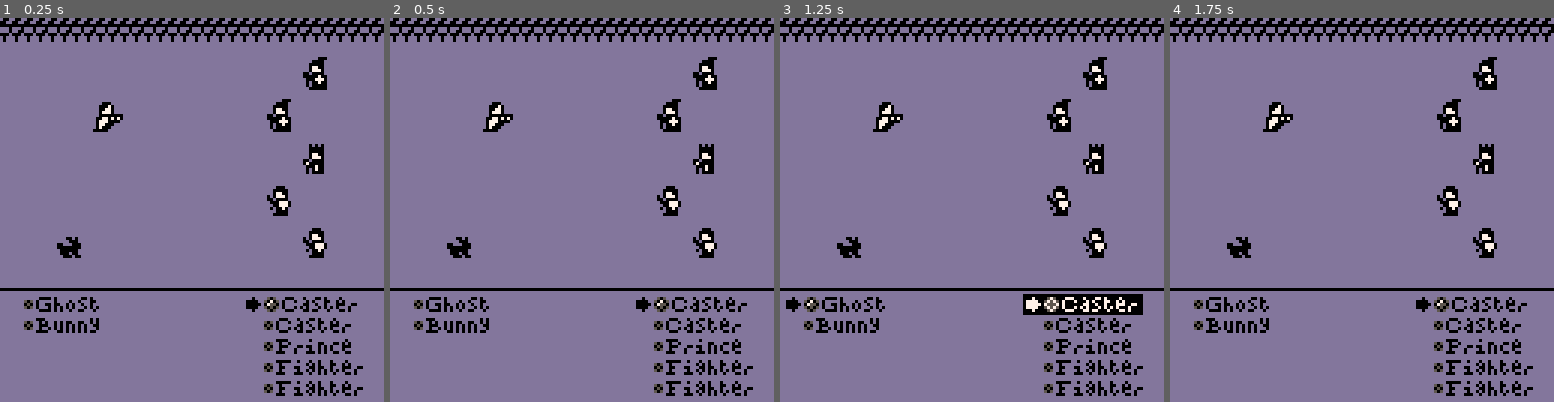
Above: before the commit, frames 1-4 (left to right).
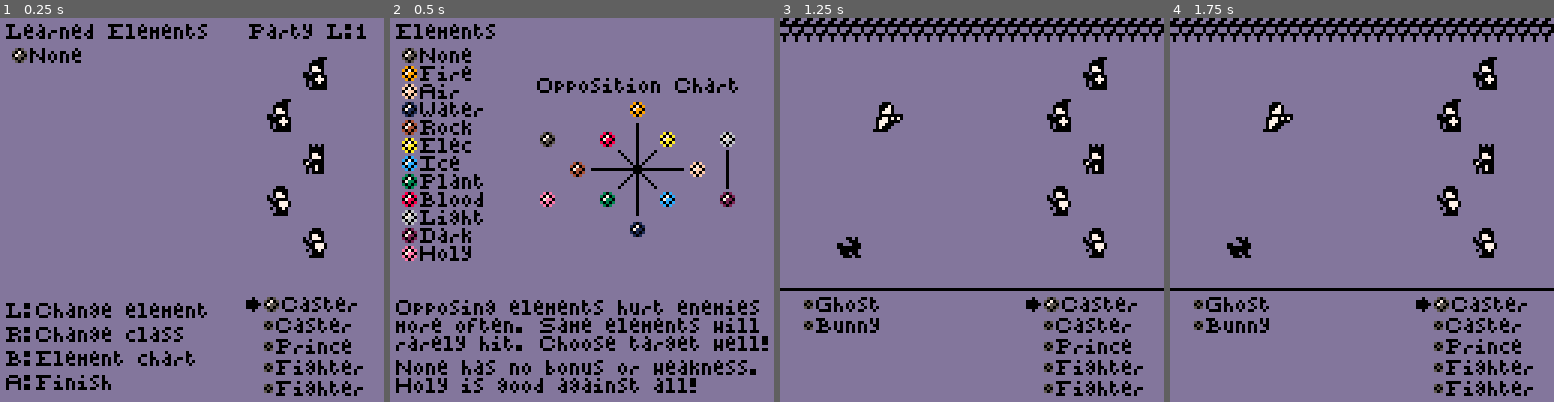
Above: after the commit, the same moments.

Repository: JohnAdamZiolkowski/Pico8-Hive
Game: PICO-8 cartridge prince/prince.p8
Two runs of this game, one before a commit and one after it. Both use one fixed random seed, a clock stepped at 60 frames per second and the inputs below.
Inputs:
- Up to frame 1 (0.25 s): no input
- Up to frame 2 (0.5 s): tap O (Z key) at 0.33 s
- Up to frame 3 (1.25 s): tap O (Z key) at 0.7 s; tap X (X key) at 1.07 s
- Up to frame 4 (1.75 s): tap O (Z key) at 1.43 s

The runs differ from the first frame. In frame 1, 7.7% of the frame differs, in the area x 0-100%, y 0-97%; in frame 2, 20%, in the area x 0-100%, y 0-99%; in frame 3, 2.1%; in frame 4, nothing differs.

Commit message:
switch to state management

Diff:
--- a/prince/prince.p8
+++ b/prince/prince.p8
@@ -154,7 +154,7 @@
 end
 
 -->8
--- set up
+-- init
 
 function _init()
  clear = 13
@@ -168,10 +168,17 @@
   add(unlocked_elements,element)
  end
 
- set_up_arena()
+ arena = {}
+ arena.party = {}
+ arena.enemies = {}
+
+ set_up_party()
+
  //lclr(arena.enemies)
- //start_team_building()
- draw_arena()
+ //draw_arena()
+
+ start_team_building()
+
 end
 
 states = {
@@ -179,6 +186,7 @@
  settings="settings",
  team_building="team_building",
  element_chart="element_chart",
+ stack={"arena"}
 }
 
 settings = {
@@ -539,7 +547,7 @@
 end
 
 function set_up_arena()
- state = "arena"
+ set_state(states.arena)
  arena = {}
 
  arena.party = {n="party"}
@@ -551,99 +559,148 @@
  if auto then auto_turn() end
 end
 
+function get_state()
+ assert(#states.stack>0)
+ return lget(states.stack, #states.stack)
+end
+
+function set_state(state)
+ assert(type(state)==string)
+ lset(states.stack, #states.stack, state)
+end
+
+function push_state(state)
+ assert(type(state)==string)
+ add(states.stack, state)
+end
+
+function pop_state()
+ local state = get_state()
+ del(states.stack, state)
+
+ state = get_state()
+ if state == states.arena then
+  if #arena.enemies == 0 then
+   set_up_enemies()
+  end
+  draw_arena()
+  draw_options()
+  //possible bug if auto
+  //already on
+  if auto then auto_turn() end
+ elseif get_state() == states.team_building then
+  draw_team_building()
+ end
+end
+
+function init_element_chart()
+ push_state(states.element_chart)
+
+ draw_element_chart()
+end
 -->8
 -- update
 
 function _update()
+ local state = get_state()
  if state == states.arena then
-  if attack_ticks then
-   update_attack()
-  elseif over_ticks then
-   update_battle_over()
-  elseif game_over_ticks then
-   update_game_over()
-  else
-   if turn == arena.party then
-    if not auto then
-     if btnp(⬅️) then
-      draw_element_chart()
-     elseif btnp(➡️) then
-      enter_settings()
-     elseif btnp(⬆️) then
-      cur.i -= 1
-      cap_cursor()
-      draw_arena()
-      draw_options()
-     elseif btnp(⬇️) then
-      cur.i += 1
-      cap_cursor()
-      draw_arena()
-      draw_options()
-     elseif btnp(🅾️) then
-      select()
-     elseif btnp(❎) then
-      deselect()
-    	end
-    else
-     if btnp(❎) then
-      end_auto_turn()
-     else
-      update_auto_turn()
-     end
-    end
-   elseif turn == arena.enemies then
-    update_auto_turn()
-   else
-    assert(false, turn)
-   end
-  end
+  update_arena()
+
  elseif state == states.element_chart then
   if btnp(🅾️) or btnp(❎)
    or btnp(⬅️) or btnp(➡️)
    or btnp(⬆️) or btnp(⬇️) then
-   draw_arena()
-   draw_options()
-   state = states.arena
-  end
+   pop_state()
+  end
+
  elseif state == states.settings then
-  if btnp(❎) then
-   draw_arena()
-   draw_options()
-   state = states.arena
-   s_cur = nil
-  elseif btnp(🅾️) then
-   save_settings()
-  elseif btnp(⬅️) then
-   change_options(-1)
-  elseif btnp(➡️) then
-   change_options(1)
-  elseif btnp(⬆️) then
-   change_settings(-1)
-  elseif  btnp(⬇️) then
-   change_settings(1)
-  end
+  update_settings()
+
  elseif state == states.team_building then
-  if btnp(🅾️) then
-   draw_arena()
-   draw_options()
-   state = states.arena
-  elseif btnp(❎) then
-   draw_element_chart()
-  elseif btnp(⬅️) then
-   change_element(lget(arena.party,cur.i))
-   draw_team_building()
-  elseif btnp(➡️) then
-   change_class(lget(arena.party,cur.i))
-   draw_team_building()
-  elseif btnp(⬆️) then
-   cur.i -= 1
-   cap_cursor()
-   draw_team_building()
-  elseif  btnp(⬇️) then
-   cur.i += 1
-   cap_cursor()
-   draw_team_building()
-  end
+  update_team_building()
+ end
+end
+
+function update_arena()
+	if attack_ticks then
+  update_attack()
+ elseif over_ticks then
+  update_battle_over()
+ elseif game_over_ticks then
+  update_game_over()
+ else
+  if turn == arena.party then
+   if not auto then
+    if btnp(⬅️) then
+     init_element_chart()
+    elseif btnp(➡️) then
+     enter_settings()
+    elseif btnp(⬆️) then
+     cur.i -= 1
+     cap_cursor()
+     draw_arena()
+     draw_options()
+    elseif btnp(⬇️) then
+     cur.i += 1
+     cap_cursor()
+     draw_arena()
+     draw_options()
+    elseif btnp(🅾️) then
+     select()
+    elseif btnp(❎) then
+     deselect()
+   	end
+   else
+    if btnp(❎) then
+     end_auto_turn()
+    else
+     update_auto_turn()
+    end
+   end
+  elseif turn == arena.enemies then
+   update_auto_turn()
+  else
+   assert(false, turn)
+  end
+ end
+end
+
+function update_settings()
+ if btnp(❎) then
+  s_cur = nil
+  pop_state()
+ elseif btnp(🅾️) then
+  save_settings()
+ elseif btnp(⬅️) then
+  change_options(-1)
+ elseif btnp(➡️) then
+  change_options(1)
+ elseif btnp(⬆️) then
+  change_settings(-1)
+ elseif  btnp(⬇️) then
+  change_settings(1)
+ end
+end
+
+function update_team_building()
+ if btnp(🅾️) then
+  pop_state()
+ elseif btnp(❎) then
+  init_element_chart()
+ elseif btnp(⬅️) then
+  change_element(lget(arena.party,cur.i))
+  draw_team_building()
+ elseif btnp(➡️) then
+  change_class(lget(arena.party,cur.i))
+  draw_team_building()
+ elseif btnp(⬆️) then
+  cur.i -= 1
+  cap_cursor()
+  draw_team_building()
+ elseif btnp(⬇️) then
+  cur.i += 1
+  cap_cursor()
+  draw_team_building()
  end
 end
 
@@ -1068,6 +1125,16 @@
 
 -- settings
 
+function enter_settings()
+ push_state(states.settings)
+ s_cur = {s=#settings+1, o=1}
+ for s=1,#settings do
+  setting = lget(settings,s)
+  setting.c = setting.s
+ end
+ draw_settings()
+end
+
 function change_settings(d)
  s_cur.s += d
  s_cur.s = cap_int(s_cur.s, 1, #settings+1)
@@ -1104,12 +1171,7 @@
 
   end
   s_cur = nil
-  draw_arena()
-  draw_options()
-  state = states.arena
-  //possible bug if auto
-  //already on
-  if auto then auto_turn() end
+  pop_state()
  end
 end
 
@@ -1117,7 +1179,7 @@
 -- team building
 
 function start_team_building()
- state = states.team_building
+ push_state(states.team_building)
  draw_team_building()
 end
 
@@ -1146,12 +1208,11 @@
   member.i = fighter
  end
 end
-
 -->8
 -- draw
 
 function _draw()
- if stats and state == states.arena then
+ if stats and get_state() == states.arena then
   draw_stats()
  end
 end
@@ -1405,7 +1466,6 @@
 
 function draw_element_chart()
  cls(clear)
- state = states.element_chart
 
  local chart =
  {{x=-3, y=-1},//none
@@ -1456,17 +1516,6 @@
 
 
 -- settings
-
-function enter_settings()
- cls(clear)
- state = states.settings
- s_cur = {s=#settings+1, o=1}
- for s=1,#settings do
-  setting = lget(settings,s)
-  setting.c = setting.s
- end
- draw_settings()
-end
 
 function draw_settings()
  cls(clear)
